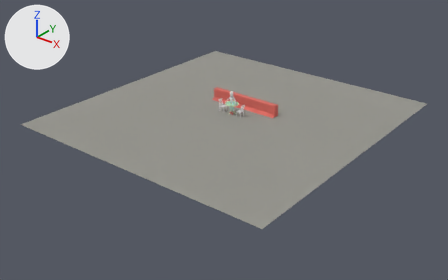
The FBX model Assets/SceneModel/Game_Sence@Idle.FBX: old version first, new version second.
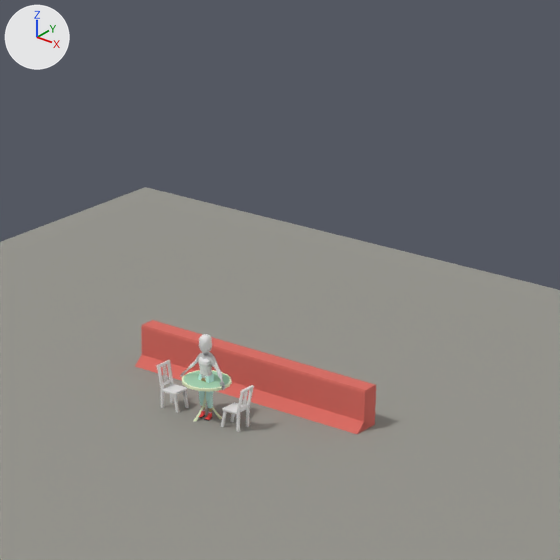
Each version is shown whole from a 50 mm lens placed at (26.99, -34.69, 19.03), pointed at (0.3, -1.32, -1.66), then close up on the part from 39% to 73% of the width and 0% to 54% of the height. Lighting does not change. The marker at upper left points along +X, +Y and +Z. Where no turn or scale is listed for an object, it has been applied to the vertices.

In view in the first close-up: 'Box001', 'Box002', 'Kira_Pants_B', 'Kira_Shirt', 'Liam_Top', 'Plane001', 'yizi ', 'yizi 001'.
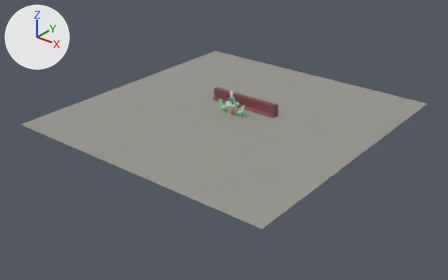
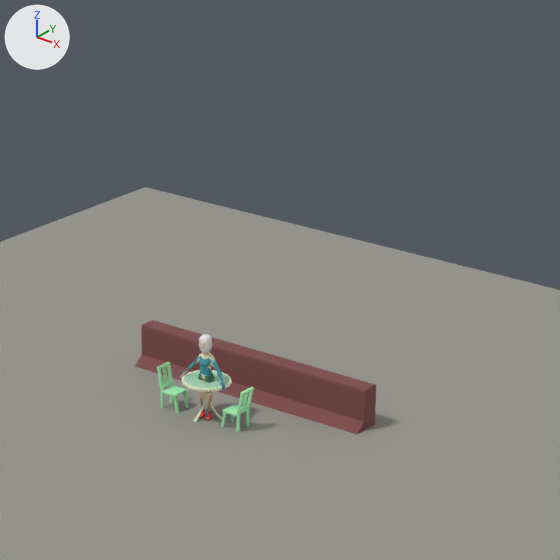
Where the newer file only moved an object's origin or applied its transform, the numbers keep the older frame.

The change, as JSON lines over the scene's bpy script:
```json
{"op": "set", "path": "mat_17___default.base_color", "old": "(0.71, 0.145, 0.118)", "new": "(0.212, 0.0706, 0.0706)", "note": "red #db6a60 -> brown #7f4b4b"}
{"op": "set", "path": "mat_14___default.base_color", "old": "(0.588, 0.937, 0.867)", "new": "(0.0588, 0.153, 0.102)", "note": "cyan #caf8ef -> dark green #456d5a"}
{"op": "add", "block": "mat_15___default", "code": ["mat_15___default = principled_material('15 - Default')", "mat_15___default.base_color = (0.369, 0.882, 0.455)  # green #a4f1b4", "mat_15___default.roughness = 0.859"]}
{"block": "me_mesh_008", "where": "me_mesh_008.from_pydata(...)  # 248 vertices, 438 faces; spans x -0.233..0.334, y -0.208..0.208, z 0.003..0.949"}
{"op": "add", "block": "me_mesh_008", "code": "me_mesh_008.materials.append(mat_15___default)  # green #a4f1b4"}
{"block": "me_mesh_007", "where": "me_mesh_007.from_pydata(...)  # 248 vertices, 438 faces; spans x -0.334..0.233, y -0.208..0.208, z 0.003..0.949"}
{"op": "add", "block": "me_mesh_007", "code": "me_mesh_007.materials.append(mat_15___default)  # green #a4f1b4"}
{"op": "remove", "block": "ob_liam_top", "code": ["ob_liam_top = bpy.data.objects.new('Liam_Top', me_mesh_014)", "ob_liam_top.location = (0.0, 0.0, 0.0)"]}
{"op": "set", "path": "ob_yizi_001.location", "old": "(0.77, 0.0, 0.0)", "new": "(0.77, 0.0, -0.04)"}
{"op": "remove", "block": "ob_kira_shirt", "code": ["ob_kira_shirt = bpy.data.objects.new('Kira_Shirt', me_mesh_004)", "ob_kira_shirt.location = (0.0, 0.0, 0.0)"]}
{"op": "set", "path": "ob_yizi.location", "old": "(-0.84, 0.0, 0.0)", "new": "(-0.84, 0.0, -0.04)"}
```

Changed parts and their boxes (x1, y1, x2, y2) in the close-ups (560 x 560 px):
```json
{"object": "Box001", "change": "recoloured", "before": [141, 320, 376, 430], "after": [141, 320, 376, 430]}
{"object": "Box002", "change": "recoloured", "before": [135, 355, 368, 434], "after": [135, 355, 368, 434], "on screen": "red to brown"}
{"object": "yizi ", "change": "recoloured, moved", "before": [157, 360, 189, 413], "after": [156, 362, 189, 413], "on screen": "grey to green"}
{"object": "yizi 001", "change": "recoloured, moved", "before": [221, 385, 254, 432], "after": [221, 387, 254, 432], "on screen": "grey to green"}
{"object": "Kira_Pants_B", "change": "recoloured", "before": [198, 374, 214, 410], "after": [198, 374, 214, 410]}
{"object": "Kira_Shirt", "change": "deleted", "before": [180, 357, 225, 390]}
{"object": "Liam_Top", "change": "deleted", "before": [196, 352, 217, 378]}
```
